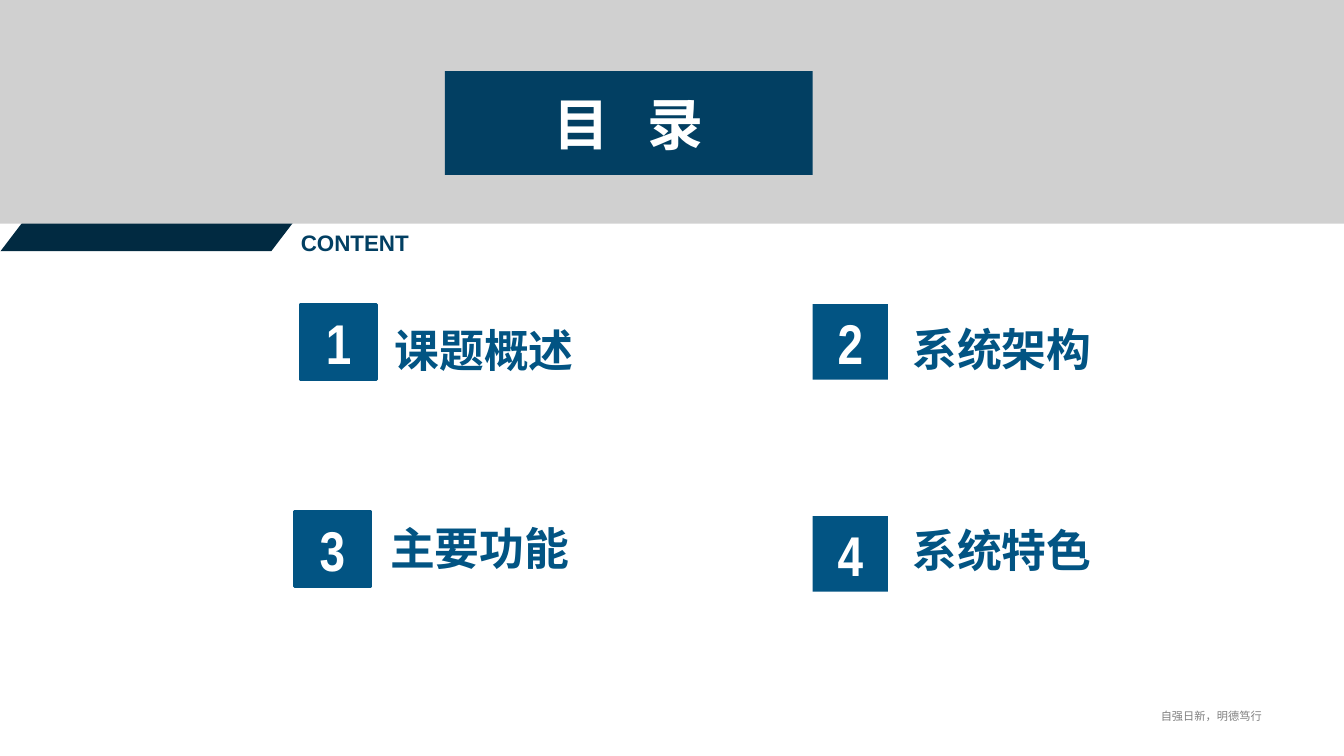
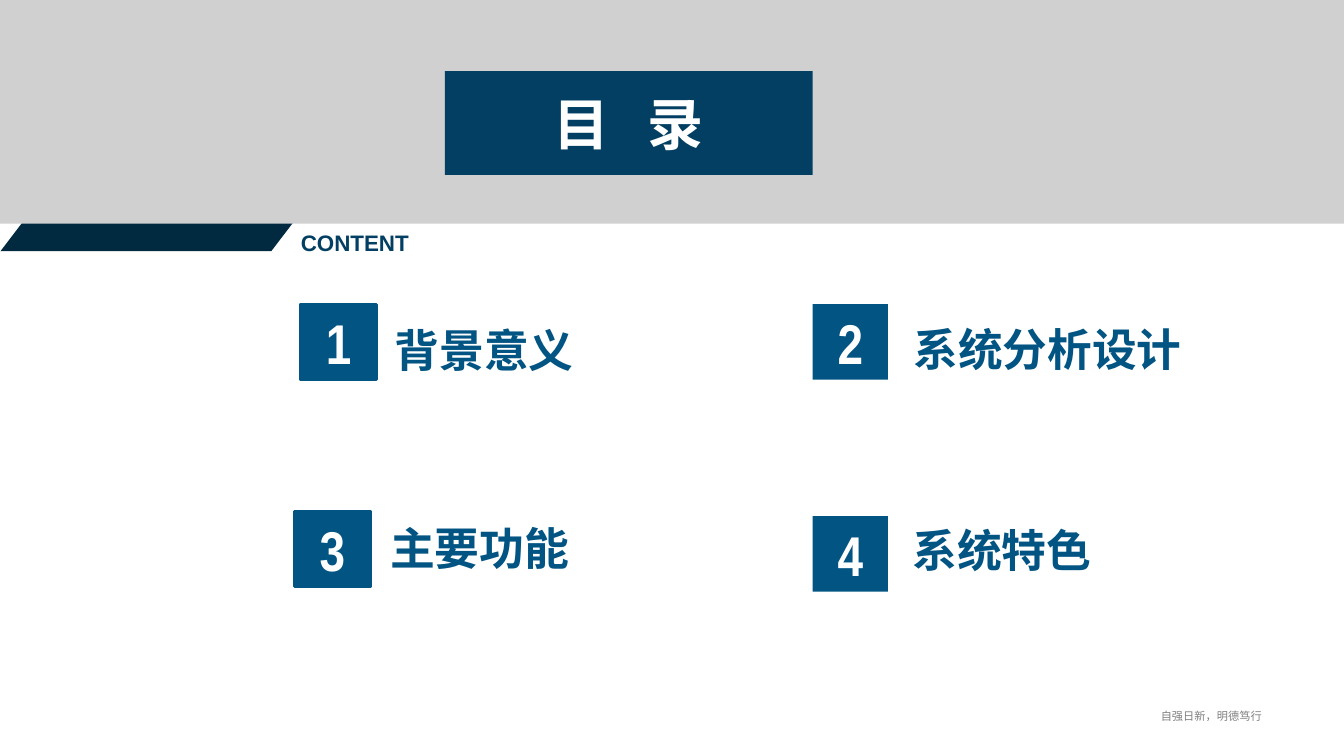
Before and after one commit to er-yang/HW, a slide deck: slide 2 of doc/路面监控系统.pptx. Drawn at 1344x756 pixels with LibreOffice and Linux fonts; fonts in the diff are those of the drawing; grey boxes stand for pictures; background and template pictures are left out. Boxes give left, top, right and bottom in pixels: in the first picture for what was removed or moved away, otherwise in the second. Text is boxed around its words. In the diff, an @@ line names an element or a change of style, - is before the commit and + after.

```diff
--- a/doc/路面监控系统.pptx
+++ b/doc/路面监控系统.pptx
@@ text at box(394, 328, 573, 371): text changed @@
-课题概述
+背景意义
@@ text at box(914, 328, 1182, 370): text changed; size 32 to 31.9 pt @@
-系统架构
+系统分析设计
```
Also in this commit, not shown: 12 other slides changed, 3 slides added.
